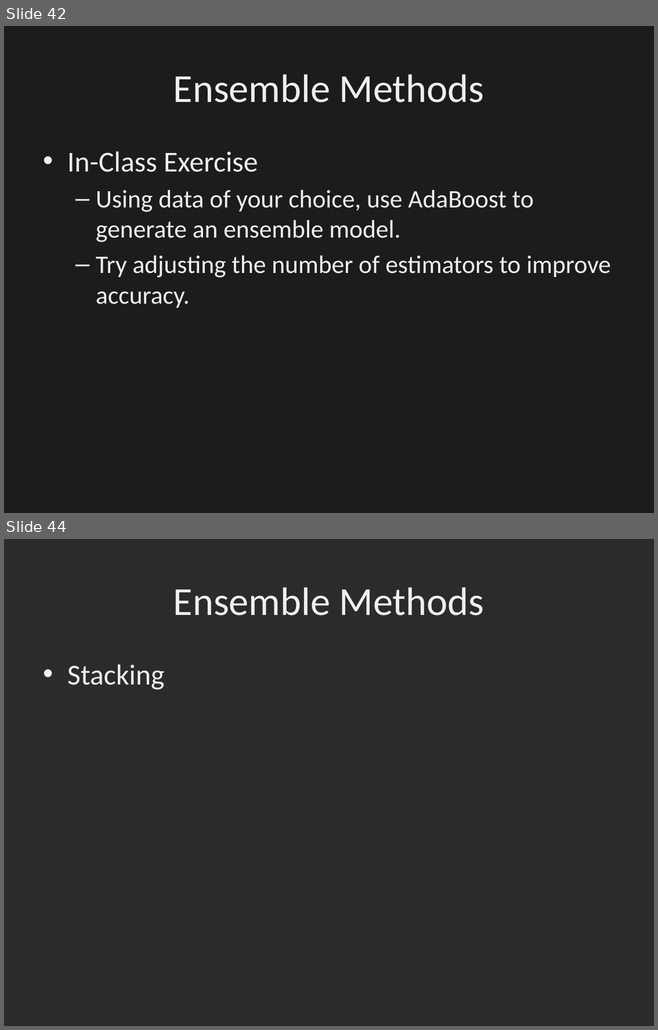
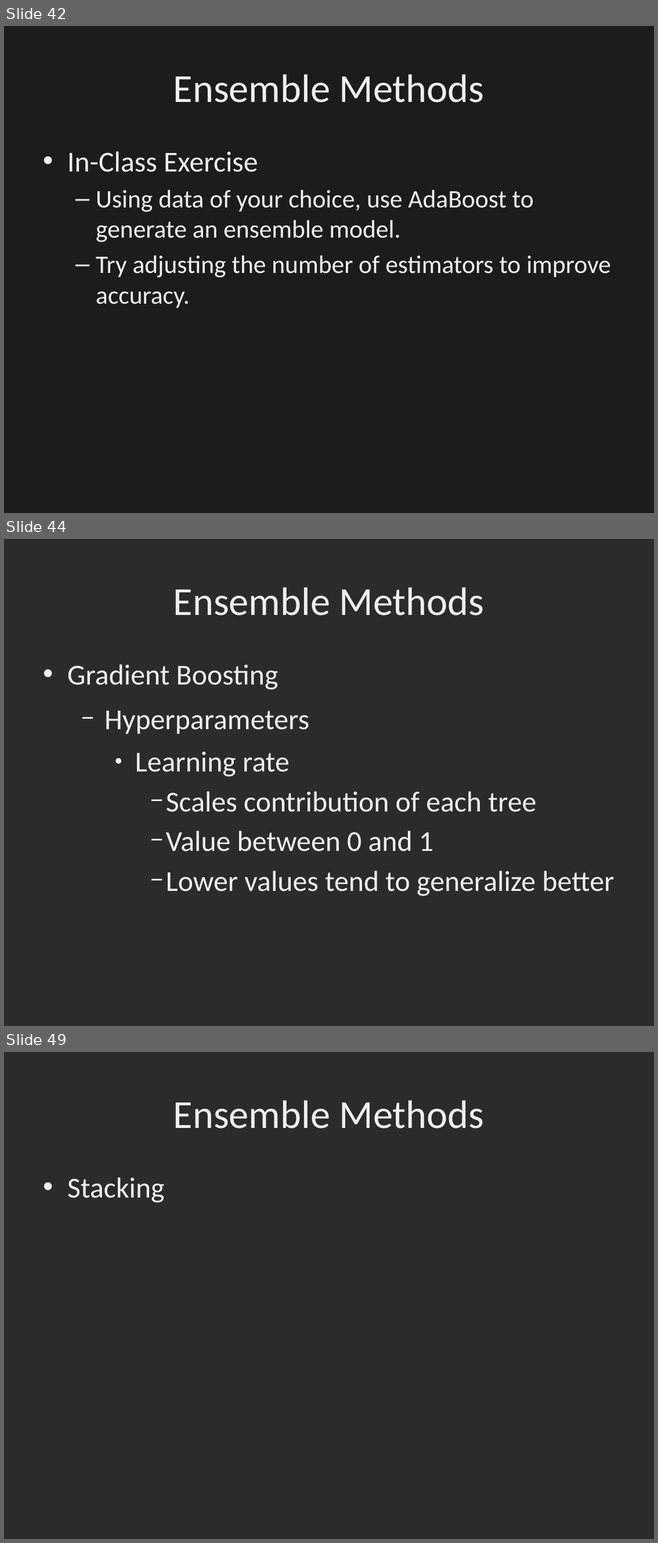
Before and after one commit to dbowmans46/PracticalProgramming, a slide deck: Session 7 - Python/Instructional Material/Machine Learning Slides/Session 7 - Python ML 9: Ensemble Methods.odp. Shown one above the other, each under a label of ours: slides 42 and 44 before the commit, slides 42, 44 and 49 after it; the slides between them are not shown. The pictures are 658x1030 and 658x1543 pixels, drawn with LibreOffice and Linux fonts; fonts in the diff are those of the drawing; background and template pictures are left out; a plain dark background stands for a picture behind light text. Boxes give left, top, right and bottom in pixels: in the first picture for what was removed or moved away, otherwise in the second. Text is boxed around its words. In the diff, an @@ line names an element or a change of style, - is before the commit and + after.

Commit message:
Added slides for gradient boosting.  Corrected slides for AdaBoost.  Added code for gradient boosting.

```diff
--- a/Session 7 - Python/Instructional Material/Machine Learning Slides/Session 7 - Python ML 9: Ensemble Methods.odp
+++ b/Session 7 - Python/Instructional Material/Machine Learning Slides/Session 7 - Python ML 9: Ensemble Methods.odp
@@ slide 44 added at [4,539,654,1026], background picture (left out) @@
@@ title added at [173,587,484,616], 44 pt, text #EFEFEF @@
+Ensemble Methods
@@ text added at [67,664,614,896], 32 pt, text #EFEFEF @@
+• Gradient Boosting
+  − Hyperparameters
+    ● Learning rate
+      − Scales contribution of each tree
+      − Value between 0 and 1
+      − Lower values tend to generalize better
@@ what was slide 44 is now slide 49 @@
```
Also in this commit, not shown: 3 slides changed, 4 other slides added, 2 other files.
